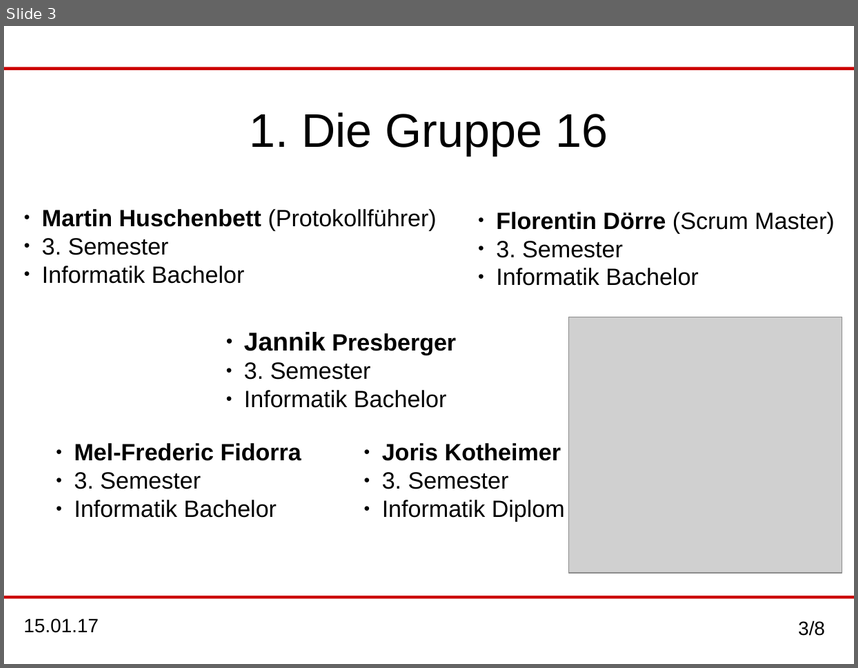
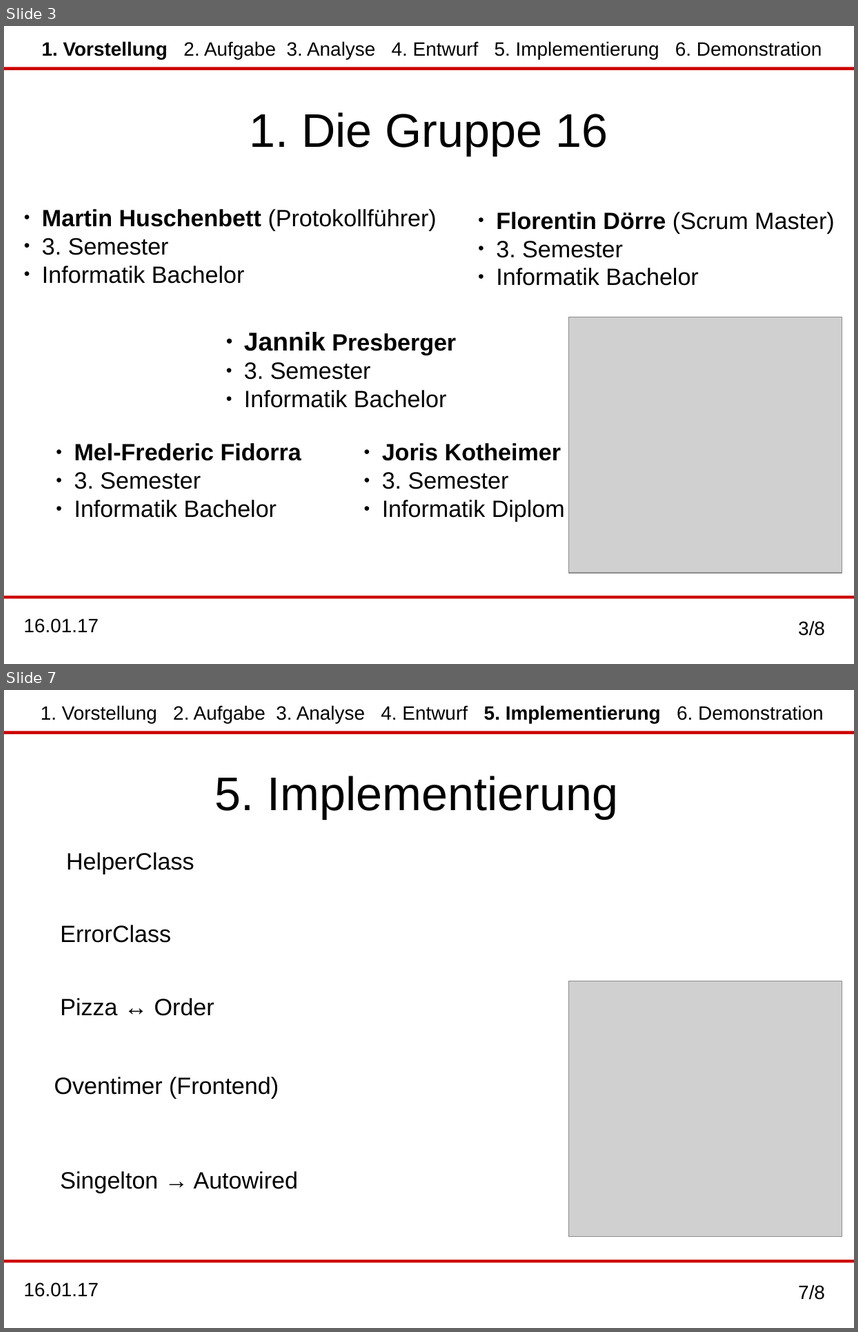
Before and after one commit to MaHusch/SWT-Project-Copy, a slide deck: organisation_final/Endpraesentation/End_praesentation.odp. Shown one above the other, each under a label of ours: slide 3 before the commit, slides 3 and 7 after it; the slides between them are not shown. The pictures are 858x668 and 858x1332 pixels, drawn with LibreOffice and Linux fonts; fonts in the diff are those of the drawing; grey boxes stand for pictures. Boxes give left, top, right and bottom in pixels: in the first picture for what was removed or moved away, otherwise in the second. Text is boxed around its words. In the diff, an @@ line names an element or a change of style, - is before the commit and + after.

```diff
--- a/organisation_final/Endpraesentation/End_praesentation.odp
+++ b/organisation_final/Endpraesentation/End_praesentation.odp
@@ slide 7 added at box(4, 690, 854, 1328), background #FFFFFF; not listed: 4 template elements that a slide beside it also shows @@
@@ text added at box(41, 705, 824, 724), 18 pt, text #000000 @@
+1. Vorstellung 2. Aufgabe 3. Analyse 4. Entwurf 5. Implementierung 6. Demonstration
@@ title added at box(215, 776, 618, 819), 44 pt, text #000000 @@
+5. Implementierung
@@ text added at box(66, 852, 194, 874), 22 pt, text #000000 @@
+HelperClass
@@ text added at box(60, 925, 171, 943), 22 pt, text #000000 @@
+ErrorClass
@@ text added at box(60, 998, 214, 1016), 22 pt, text #000000 @@
+Pizza ↔ Order
@@ picture added at box(568, 980, 842, 1236) @@
@@ text added at box(54, 1076, 279, 1098), 22 pt, text #000000 @@
+Oventimer (Frontend)
@@ text added at box(60, 1171, 298, 1193), 22 pt, text #000000 @@
+Singelton → Autowired
@@ slide 3 changed as well @@
@@ text added at box(42, 41, 822, 60), 18 pt, text #000000 @@
+1. Vorstellung 2. Aufgabe 3. Analyse 4. Entwurf 5. Implementierung 6. Demonstration
@@ text at box(24, 618, 99, 633): text changed @@
-15.01.17
+16.01.17
```
Also in this commit, not shown: 2 other slides changed, 4 other slides added, 5 slides removed, 1 other file.
